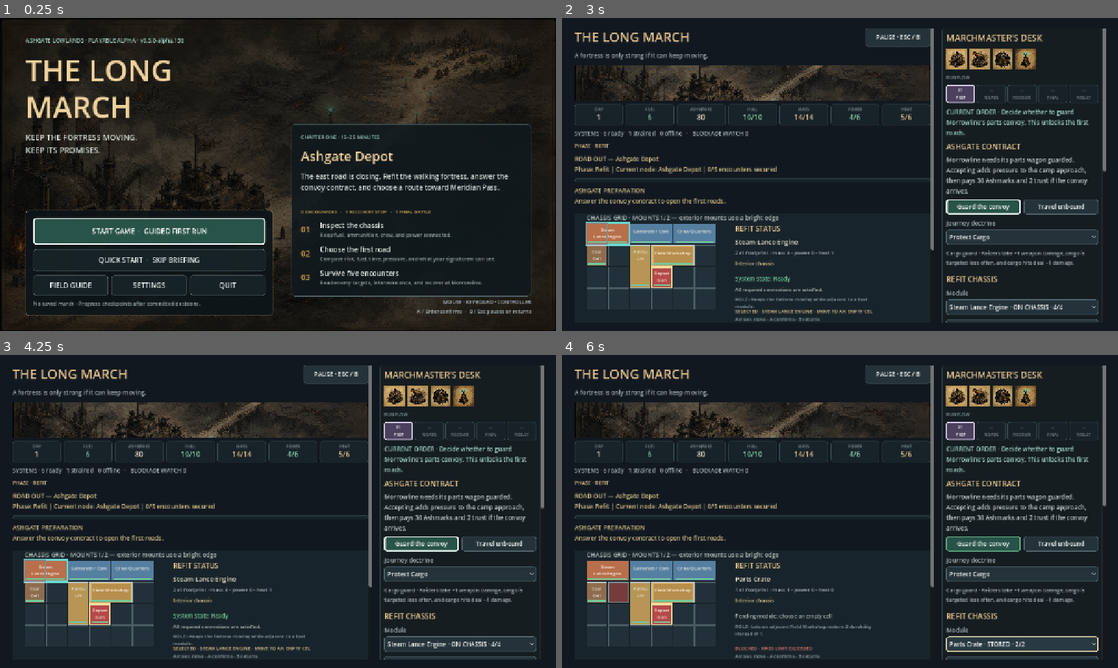
Above: before the commit, frames 1-4 (two rows, left to right).
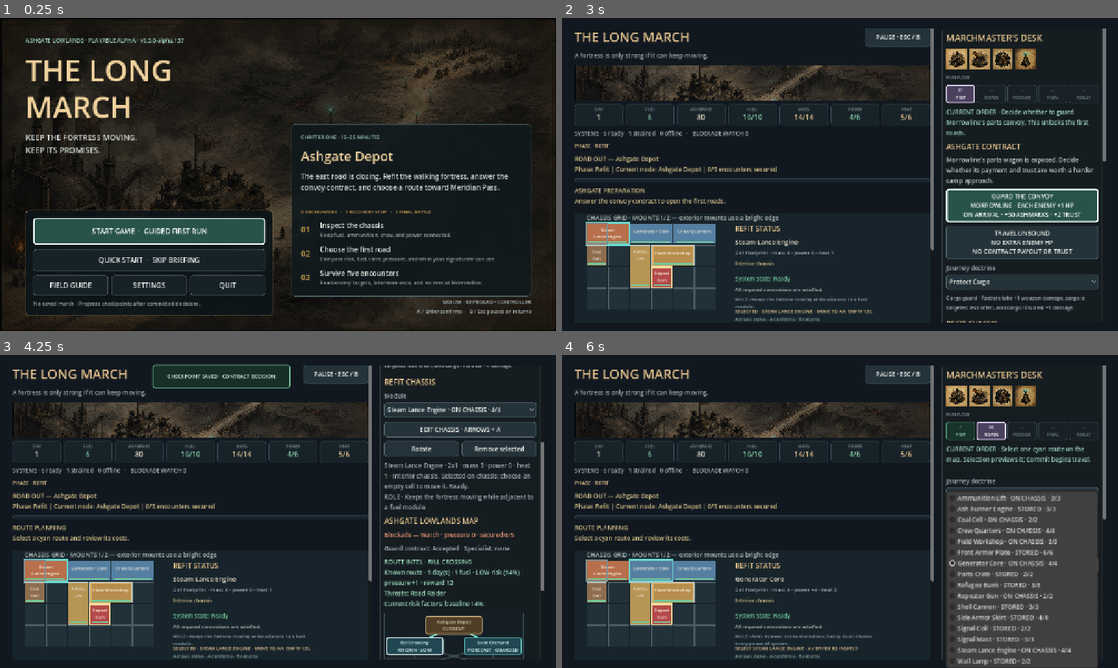
Above: after the commit, the same moments.

Repository: raphaelroshan/the-long-march
Game: Godot game, scene res://scenes/App.tscn
Same seed, same stepped clock (60 frames per second), same inputs: the game is played once before the commit and once after it.
Inputs (mouse positions are in pixels of both pictures, inside the frame that each line leads up to):
- Up to frame 1 (0.25 s): no input
- Up to frame 2 (3 s): click "START GAME · GUIDED FIRST RUN" at 0.5 s; click (984, 205) at 1.25 s, where only the run before the commit has a clickable "Guard the convoy"; click (1062, 205) at 2 s, where only the run before the commit has a clickable "Travel unbound"; click "SKIP BRIEFING" at 2.75 s
- Up to frame 3 (4.25 s): click (461, 542) at 3.5 s, where only the run after the commit has a clickable "GUARD THE CONVOY MORROWLINE ·…"
- Up to frame 4 (6 s): click "Steam Lance Engine · ON CHASS…" at 4.25 s; click "Protect Cargo" at 5 s; click (1023, 564) at 5.75 s, where only the run after the commit has a clickable "Generator Core · ON CHASSIS ·…"

The runs differ from the first frame. In frame 1, less than 0.1% of the frame differs, in the area x 32-33%, y 6-8%; in frame 2, 8.5%; in frame 3, 14%; in frame 4, 17%, in the area x 2-98%, y 21-100%.

Commit message:
Clarify the opening contract tradeoff

Diff:
--- a/project.godot
+++ b/project.godot
@@ -4,7 +4,7 @@
 
 [application]
 config/name="The Long March"
-config/version="0.3.0-alpha.136"
+config/version="0.3.0-alpha.137"
 run/main_scene="res://scenes/App.tscn"
 config/features=PackedStringArray("4.4", "GL Compatibility")
 
--- a/src/ui/main.gd
+++ b/src/ui/main.gd
@@ -592,17 +592,21 @@
 	contract_label.custom_minimum_size = Vector2(320, 54)
 	contract_label.add_theme_color_override("font_color", Color("#c8d1d1"))
 	contract_group.add_child(contract_label)
-	var contract_actions := HBoxContainer.new()
+	var contract_actions := VBoxContainer.new()
 	contract_actions.add_theme_constant_override("separation", 8)
 	contract_accept_button = Button.new()
-	contract_accept_button.text = "Guard the convoy"
+	contract_accept_button.text = "GUARD THE CONVOY\nMORROWLINE · EACH ENEMY +1 HP\nON ARRIVAL · +30 ASHMARKS · +2 TRUST"
+	contract_accept_button.custom_minimum_size = Vector2(0, 74)
 	contract_accept_button.size_flags_horizontal = Control.SIZE_EXPAND_FILL
+	contract_accept_button.tooltip_text = "Accept a harder Morrowline approach in exchange for payment and settlement trust if the convoy arrives."
 	contract_accept_button.pressed.connect(_on_guard_contract_pressed.bind(true))
 	_accent_button(contract_accept_button, Color("#285348"), Color("#73c99b"))
 	contract_actions.add_child(contract_accept_button)
 	contract_decline_button = Button.new()
-	contract_decline_button.text = "Travel unbound"
+	contract_decline_button.text = "TRAVEL UNBOUND\nNO EXTRA ENEMY HP\nNO CONTRACT PAYOUT OR TRUST"
+	contract_decline_button.custom_minimum_size = Vector2(0, 68)
 	contract_decline_button.size_flags_horizontal = Control.SIZE_EXPAND_FILL
+	contract_decline_button.tooltip_text = "Decline the escort, avoid its extra enemy endurance, and forgo the contract reward."
 	contract_decline_button.pressed.connect(_on_guard_contract_pressed.bind(false))
 	contract_actions.add_child(contract_decline_button)
 	contract_group.add_child(contract_actions)
@@ -1804,7 +1808,7 @@
 	contract_label.visible = contract_offered
 	contract_accept_button.visible = contract_offered
 	contract_decline_button.visible = contract_offered
-	contract_label.text = "Morrowline needs its parts wagon guarded. Accepting adds pressure to the camp approach, then pays 30 Ashmarks and 2 trust if the convoy arrives."
+	contract_label.text = "Morrowline's parts wagon is exposed. Decide whether its payment and trust are worth a harder camp approach."
 
 	var options := state.campaign_available_nodes()
 	if selected_campaign_node_id not in options or contract_offered or not state.campaign_event_pending.is_empty():
--- a/tests/test_prototype_flow.gd
+++ b/tests/test_prototype_flow.gd
@@ -115,6 +115,7 @@
 	_expect(game.state.phase == "refit", "prototype should begin in Ashgate refit")
 	_expect(game.current_run_flow_step == 0 and game.run_flow_labels[0].text.contains("PREP"), "the stage tracker should begin at fortress preparation")
 	_expect(game.metric_labels.size() == 7 and game.metric_labels["fuel"].text == "6", "the HUD should expose the seven core operating resources")
+	_expect(game.contract_accept_button.text.contains("EACH ENEMY +1 HP") and game.contract_accept_button.text.contains("+30 ASHMARKS · +2 TRUST") and game.contract_decline_button.text.contains("NO EXTRA ENEMY HP") and game.contract_decline_button.text.contains("NO CONTRACT PAYOUT OR TRUST"), "the opening contract actions should disclose both sides of the combat and reward tradeoff before commitment")
 	_expect(game.contract_accept_button.get_node_or_null(game.contract_accept_button.focus_neighbor_bottom) == game.contra …(226 unchanged characters)…
 	_expect(game.how_to_play_button.get_node_or_null(game.how_to_play_button.focus_neighbor_bottom) == game.contract_accept_button, "planning controls should wrap to the current mandatory decision")
 	game.how_to_play_button.grab_focus()
--- a/tools/ci_manifest.json
+++ b/tools/ci_manifest.json
@@ -1,7 +1,7 @@
 {
   "slug": "the-long-march",
   "display_name": "The Long March",
-  "prototype_version": "0.3.0-alpha.136",
+  "prototype_version": "0.3.0-alpha.137",
   "playtest_ready": true,
   "godot_test": "res://tests/test_fortress_state.gd",
   "primary_repo": "raphaelroshan/the-long-march",
Not shown, changed: export_presets.cfg
Not shown, changed: docs/decision_log.md
